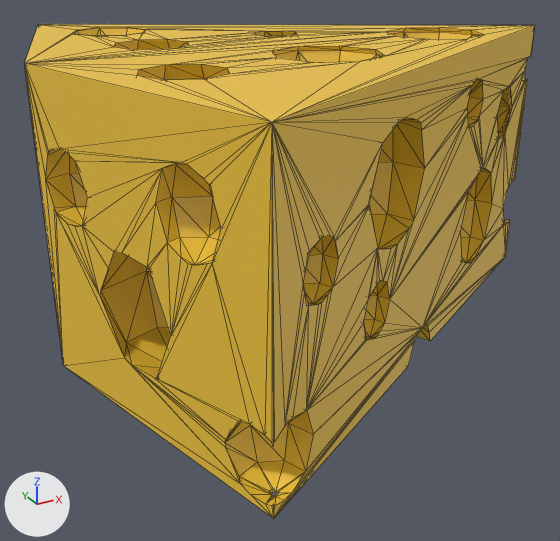
The glTF model assets/models/cheese.glb as it was, and as the next commit left it.
Rendered twice from a camera (50 mm lens) standing at (-1.229, -1.176, 0.425) and looking at (-0.595, -0.023, -0.151). The axes (+X, +Y, +Z) are drawn at lower left. The lights are the same throughout. The older version comes first. Mesh edges are drawn as thin lines. Vertices at exactly the same position are counted once.

The first picture shows 'cheese'.
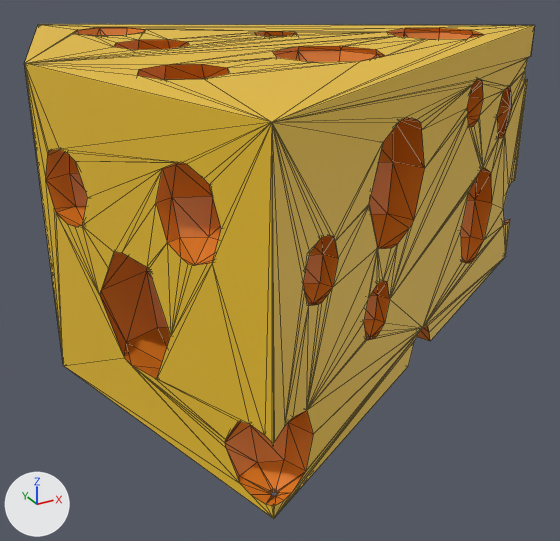
Boxes (x1, y1, x2, y2) around the edits, measured in the pictures (560 x 541 px):
part 1 of me_cylinder_002, recoloured: (46, 27, 512, 506) in both

Diff of the bpy script that builds the scene:
```diff
--- a/assets/models/cheese.glb.py
+++ b/assets/models/cheese.glb.py
@@ mat_m_cheese_hole @@
+mat_m_cheese_hole = principled_material('M_Cheese_Hole')
+mat_m_cheese_hole.base_color = (0.787, 0.214, 0.0134)  # orange #e57f1f
@@ me_cylinder_002 @@
 me_cylinder_002.from_pydata(...)  # 928 vertices, 1860 faces; spans x -1.0..0.0, y -0.5..0.5, z -0.25..0.25
 # used by ob_cheese; location = (0.0, 0.0, 0.0)
+# me_cylinder_002 part 1: 1352 faces spanning x -0.995..0.0, y -0.5..0.447, z -0.25..0.25 switch from mat_material_001 (yellow #f2c63c) to mat_m_cheese_hole (orange #e57f1f)
```
